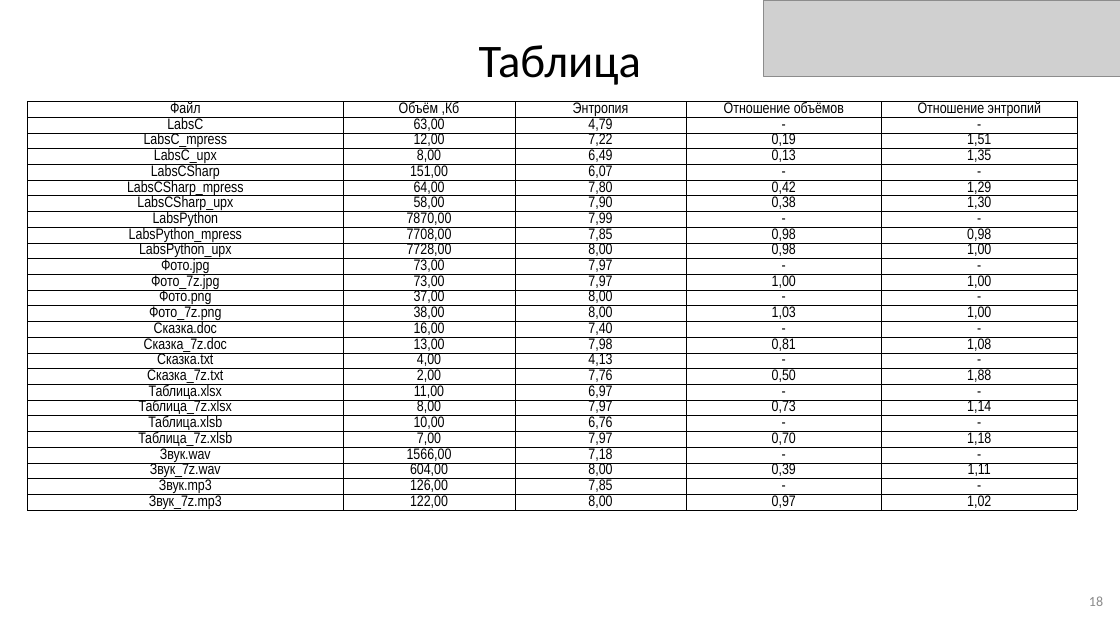
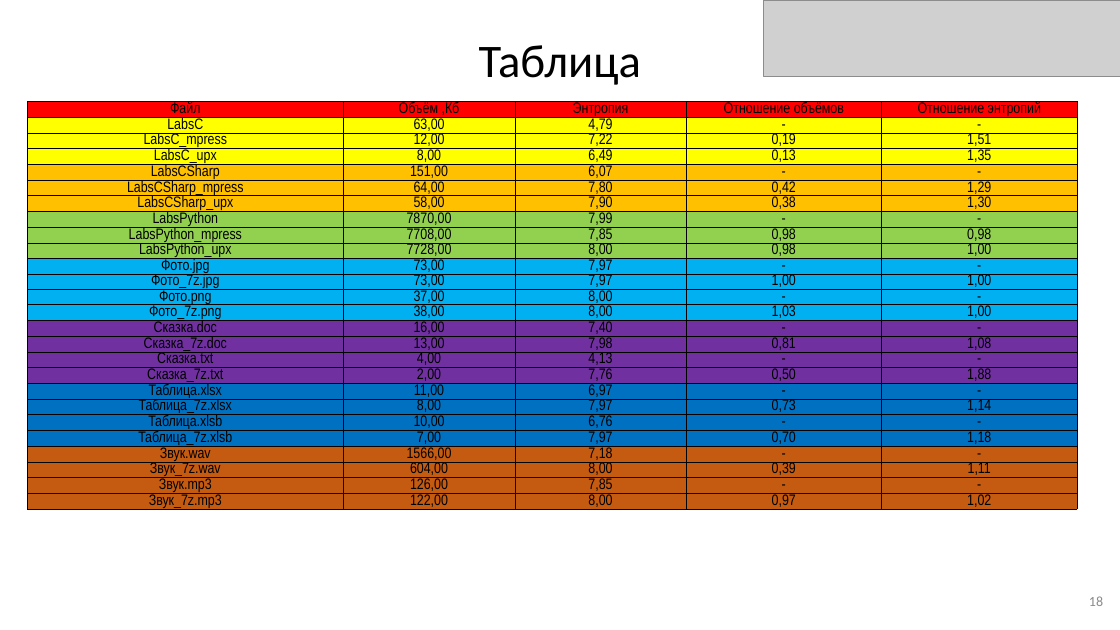
Before and after one commit to Ann1703/Reverse_Engineering_LAB, a slide deck: slide 18 of Лр1_С Буланый Дышлевая.pptx. Drawn at 1120x630 pixels with LibreOffice and Linux fonts; fonts in the diff are those of the drawing; grey boxes stand for pictures. Boxes give left, top, right and bottom in pixels: in the first picture for what was removed or moved away, otherwise in the second. Text is boxed around its words. In the diff, an @@ line names an element or a change of style, - is before the commit and + after.

```diff
--- a/Лр1_С Буланый Дышлевая.pptx
+++ b/Лр1_С Буланый Дышлевая.pptx
@@ table at (28, 102, 1078, 586) @@
@@ fill none to #FF0000 in row 1 @@
@@ fill none to #FFFF00 in 15 cells @@
@@ fill none to #FFC000 in 15 cells @@
@@ fill none to #92D050 in 15 cells @@
@@ fill none to #00B0F0 in 20 cells @@
@@ fill none to #7030A0 in 20 cells @@
@@ fill none to #0070C0 in 20 cells @@
@@ fill none to #C55A11 in 20 cells @@
```
Also in this commit, not shown: 2 other slides changed.
